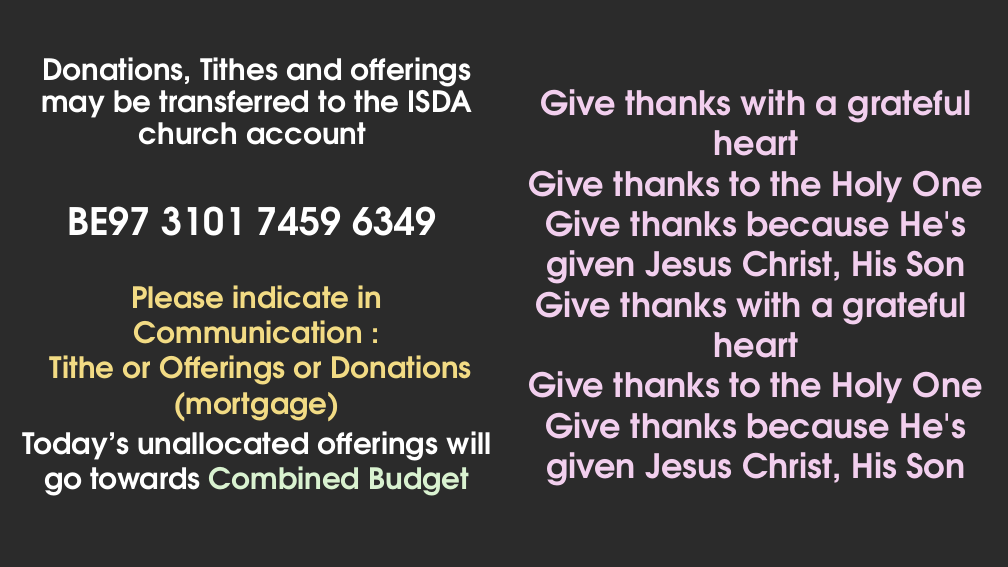
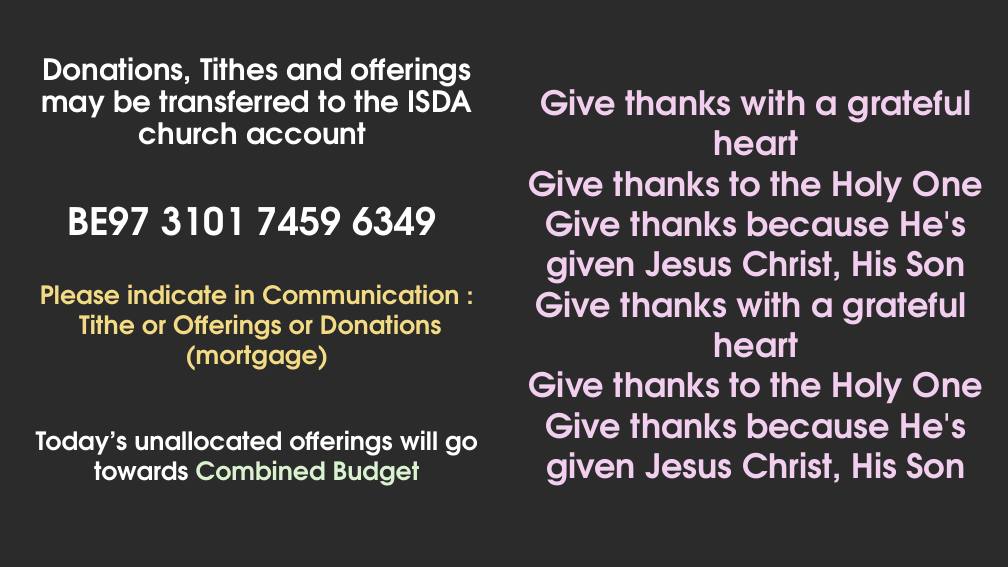
Before and after one commit to notnotedvard/isda-pptgen, a slide deck: slide 9 of assets/template.pptx. Drawn at 1008x567 pixels with LibreOffice and Linux fonts; fonts in the diff are those of the drawing; background and template pictures are left out; a plain dark background stands for a picture behind light text. Boxes give left, top, right and bottom in pixels: in the first picture for what was removed or moved away, otherwise in the second. Text is boxed around its words. In the diff, an @@ line names an element or a change of style, - is before the commit and + after.

Commit message:
color and font options in insert_text(), better offering slides

```diff
--- a/assets/template.pptx
+++ b/assets/template.pptx
@@ text "Please indicate in Communication :" at box(40, 284, 459, 370): size 28 to 24 pt @@
@@ text "Today’s unallocated offerings will go ..." at box(36, 430, 478, 486): size 28 to 24 pt @@
```
Also in this commit, not shown: 2 other slides changed, 1 other file.
